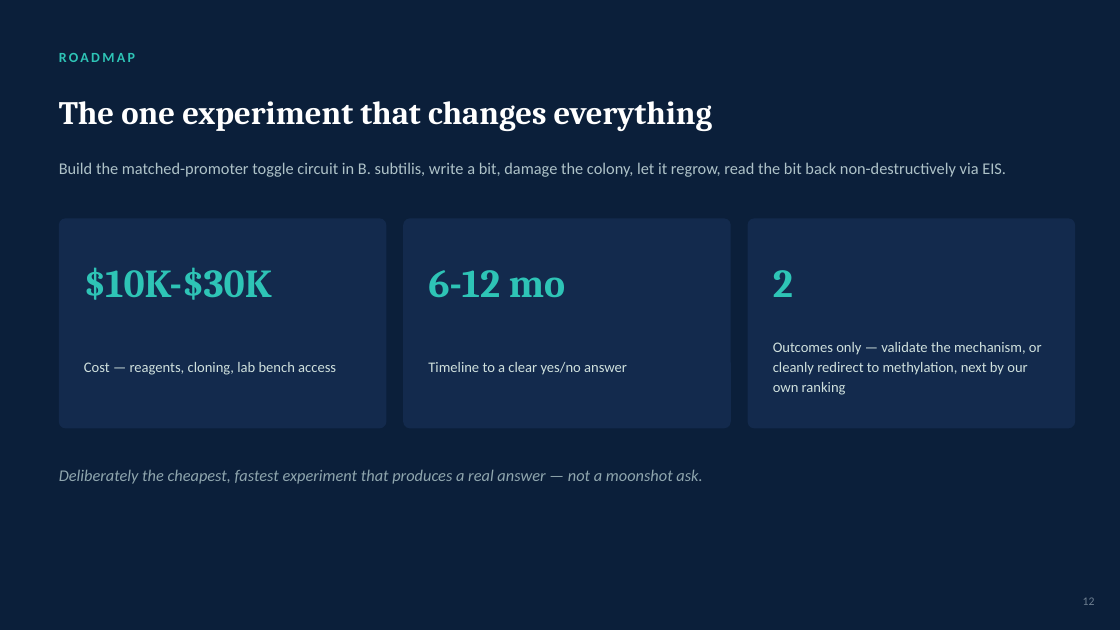
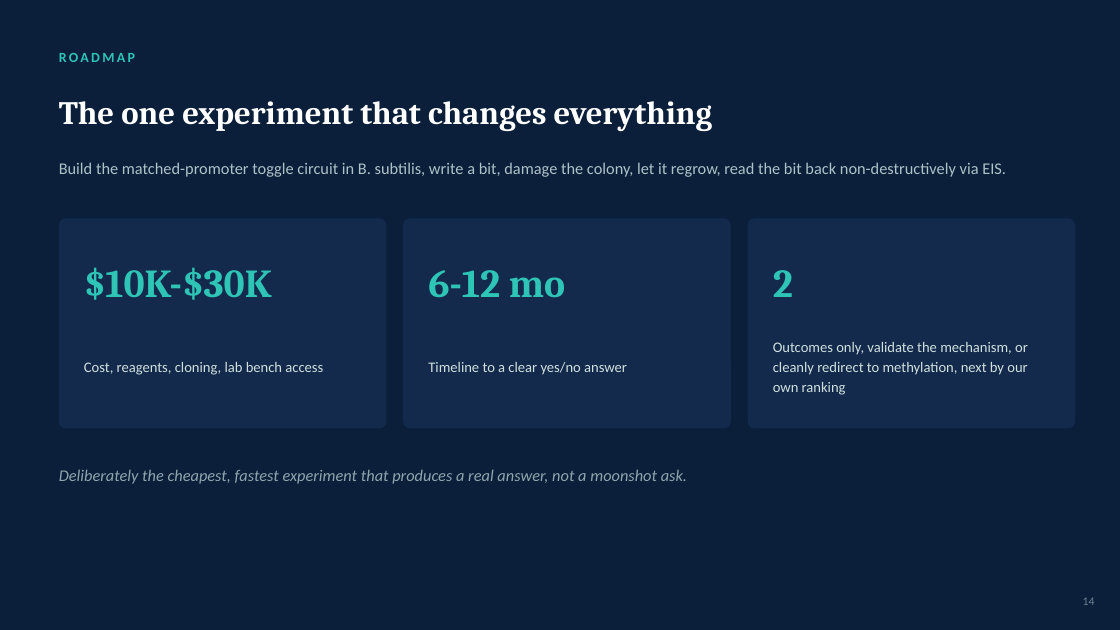
Before and after one commit to rewired89/Acheron, a slide deck: slide 14 of docs/pitch/Acheron_Pitch_Deck.pptx (slide 12 before the commit). Drawn at 1120x630 pixels with LibreOffice and Linux fonts; fonts in the diff are those of the drawing. Boxes give left, top, right and bottom in pixels: in the first picture for what was removed or moved away, otherwise in the second. Text is boxed around its words. In the diff, an @@ line names an element or a change of style, - is before the commit and + after.

```diff
--- a/docs/pitch/Acheron_Pitch_Deck.pptx
+++ b/docs/pitch/Acheron_Pitch_Deck.pptx
@@ text at (773, 342, 1028, 395): text changed @@
-Outcomes only — validate the mechanism, or cleanly redirect to methylation, next by our own ranking
+Outcomes only, validate the mechanism, or cleanly redirect to methylation, next by our own ranking
@@ text at (84, 362, 323, 375): text changed @@
-Cost — reagents, cloning, lab bench access
+Cost, reagents, cloning, lab bench access
@@ text at (59, 469, 687, 484): text changed @@
-Deliberately the cheapest, fastest experiment that produces a real answer — not a moonshot ask.
+Deliberately the cheapest, fastest experiment that produces a real answer, not a moonshot ask.
@@ text at (1083, 597, 1095, 605): text changed @@
-12
+14
```
Also in this commit, not shown: 13 other slides changed, 2 slides added, 3 other files.
